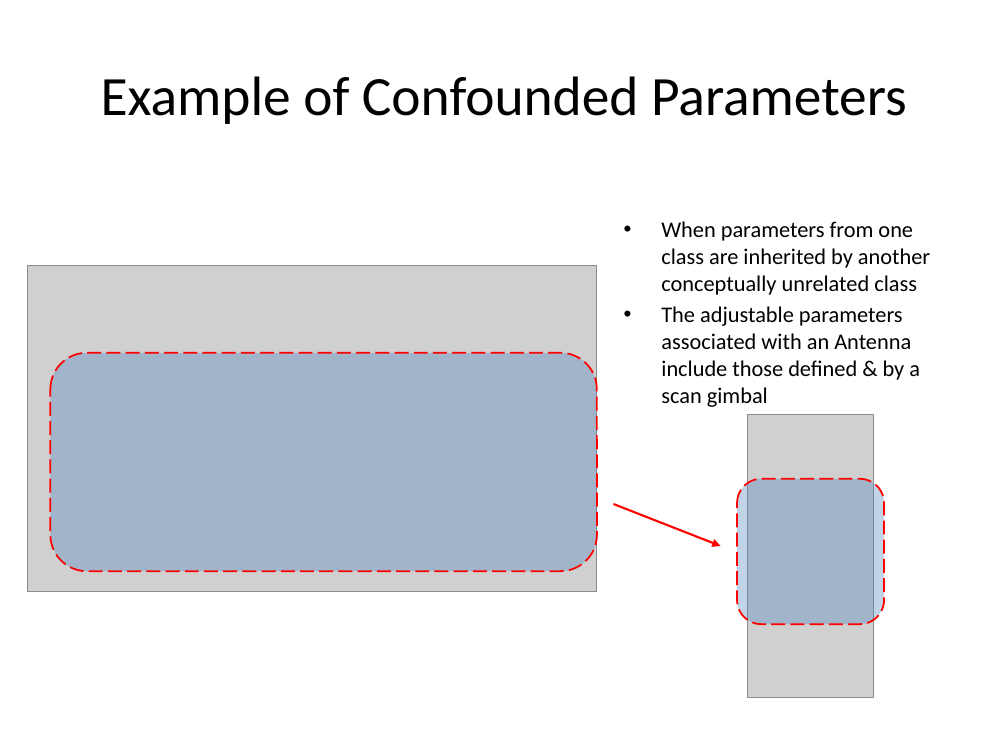
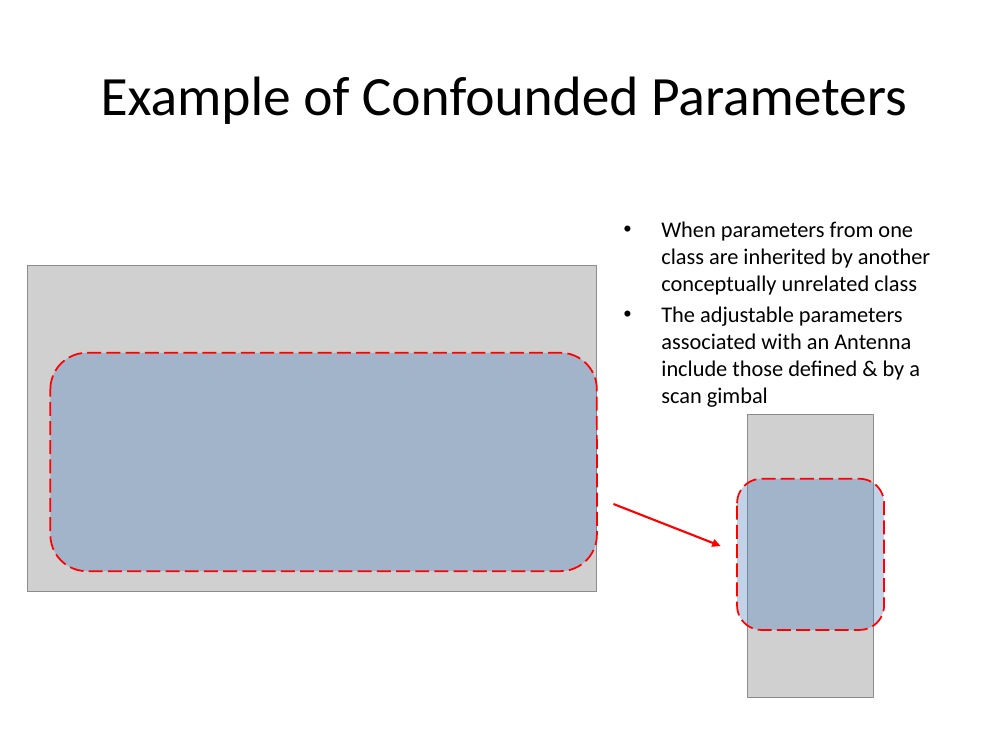
Before and after one commit to doughodson/mixr, a slide deck: slide 8 of doc/radar-features-a-design.pptx. Drawn at 1008x756 pixels with LibreOffice and Linux fonts; fonts in the diff are those of the drawing; grey boxes stand for pictures. Boxes give left, top, right and bottom in pixels: in the first picture for what was removed or moved away, otherwise in the second. Text is boxed around its words. In the diff, an @@ line names an element or a change of style, - is before the commit and + after.

```diff
--- a/doc/radar-features-a-design.pptx
+++ b/doc/radar-features-a-design.pptx
@@ rounded rectangle: place and size @@
-rounded rectangle at <box>737,479,884,624</box>
+rounded rectangle at <box>737,479,884,630</box>
```
Also in this commit, not shown: 6 other files.
